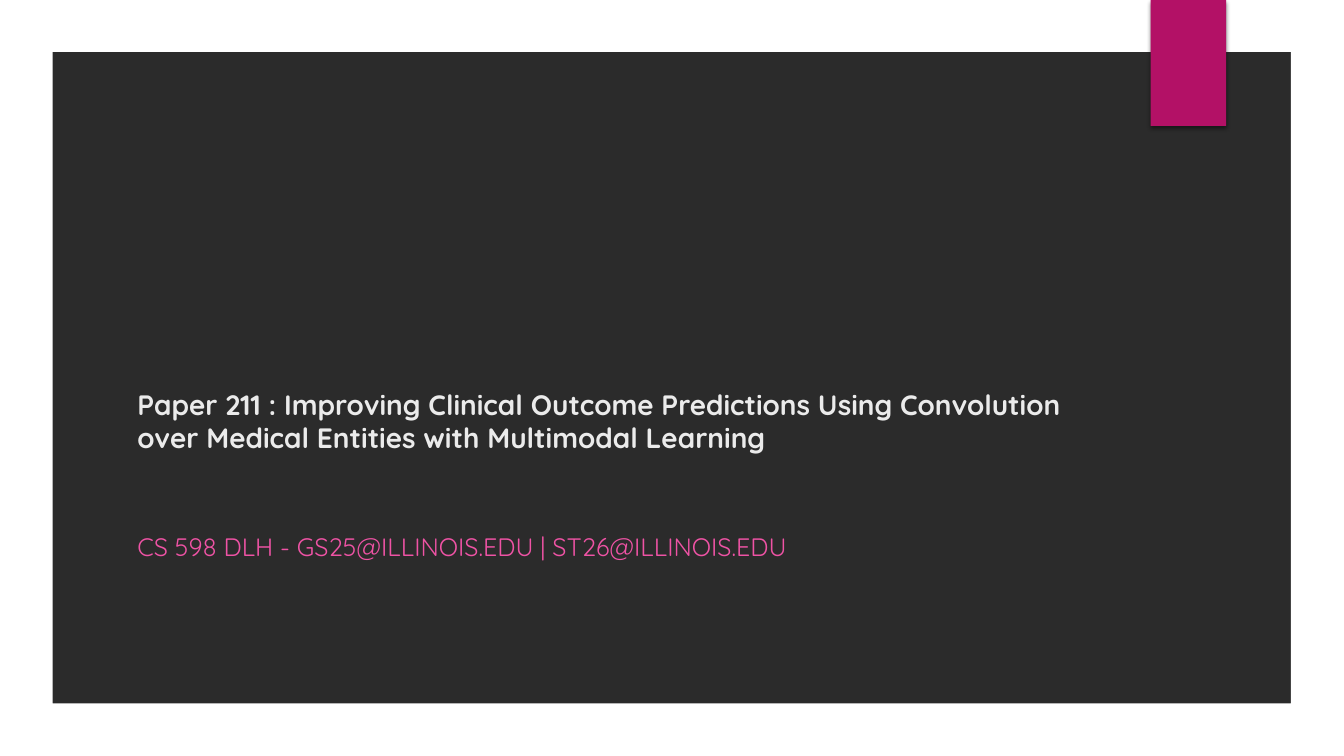
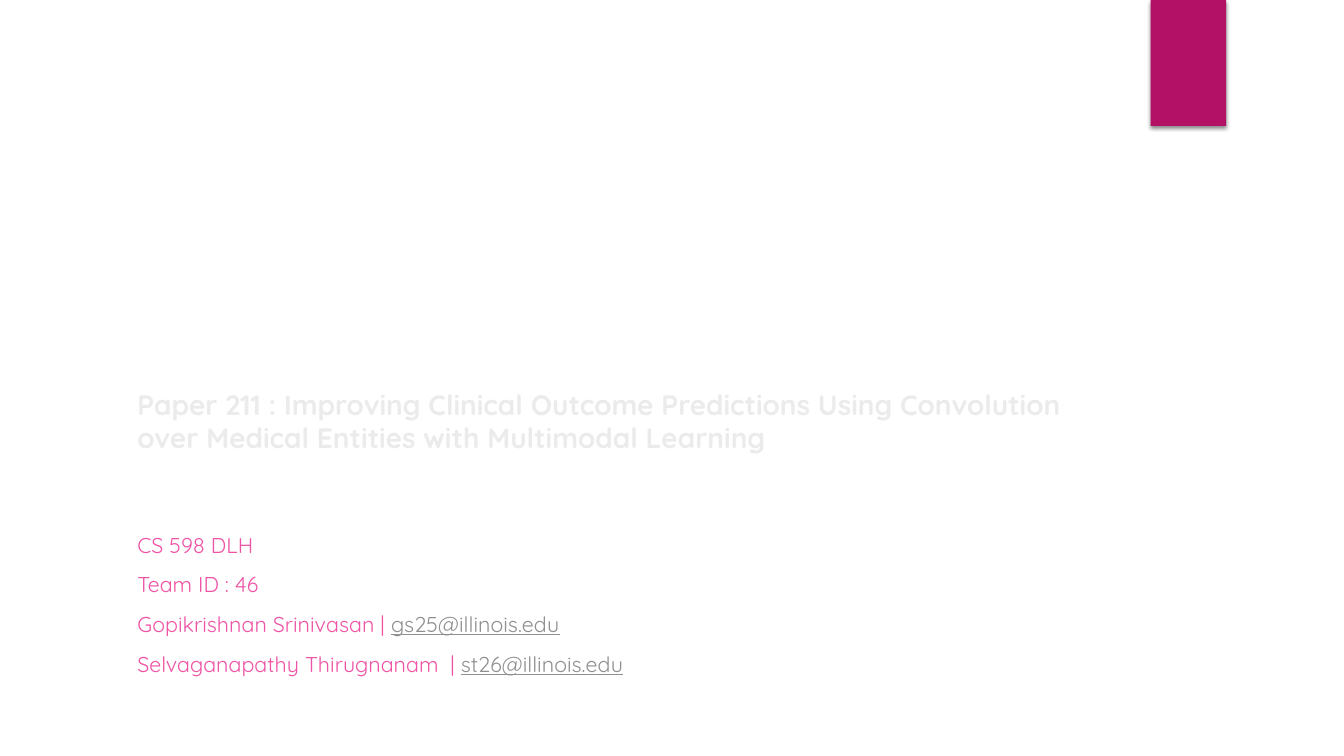
Before and after one commit to s-gopikrishnan/cs-598-dlh-final-project, a slide deck: slide 1 of report/project_presentation.pptx. Drawn at 1344x756 pixels with LibreOffice and Linux fonts; fonts in the diff are those of the drawing; background and template pictures are left out; a plain dark background stands for a picture behind light text. Boxes give left, top, right and bottom in pixels: in the first picture for what was removed or moved away, otherwise in the second. Text is boxed around its words. In the diff, an @@ line names an element or a change of style, - is before the commit and + after.

```diff
--- a/report/project_presentation.pptx
+++ b/report/project_presentation.pptx
@@ freeform shape removed at (0,0,1344,756) @@
@@ subtitle at (137,538,623,677): text changed; size 18 to 15.3 pt @@
-CS 598 DLH - GS25@ILLINOIS.EDU | ST26@ILLINOIS.EDU
+CS 598 DLH
+Team ID : 46
+Gopikrishnan Srinivasan | gs25@illinois.edu
+Selvaganapathy Thirugnanam | st26@illinois.edu
```
Also in this commit, not shown: 7 other slides changed, 1 other file.
